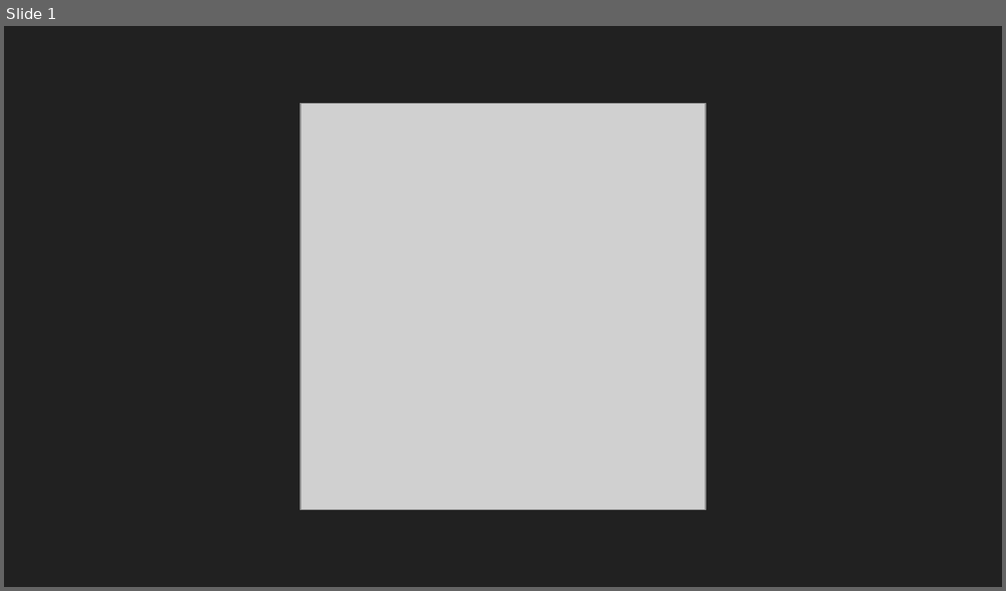
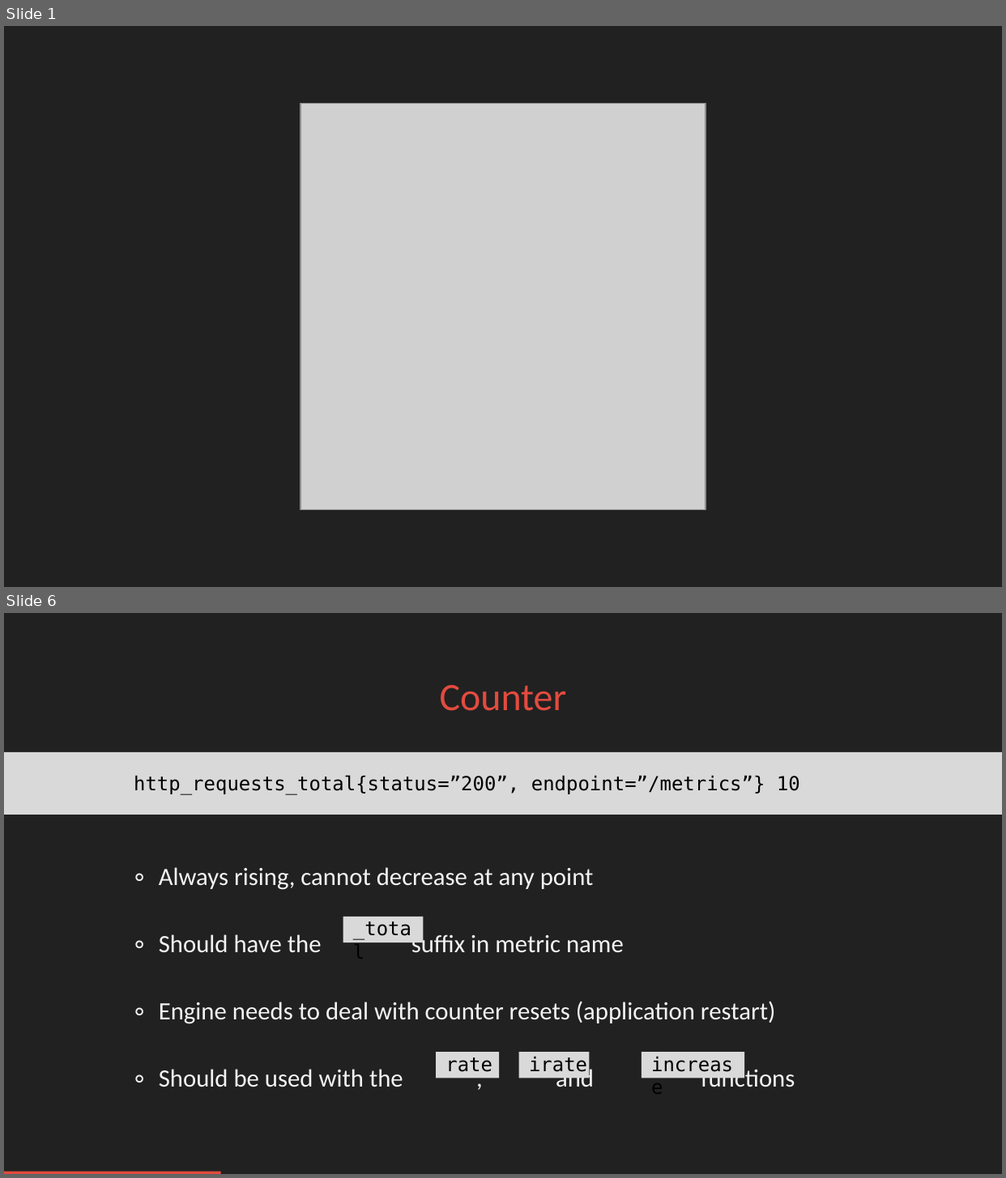
Before and after one commit to FUSAKLA/prometheus-demo, a slide deck: Prometheus-light-shadow-livers.pptx. Shown one above the other, each under a label of ours: slide 1 before the commit, slides 1 and 6 after it; the slides between them are not shown. The pictures are 1006x591 and 1006x1178 pixels, drawn with LibreOffice and Linux fonts; fonts in the diff are those of the drawing; grey boxes stand for pictures; background and template pictures are left out. Boxes give left, top, right and bottom in pixels: in the first picture for what was removed or moved away, otherwise in the second. Text is boxed around its words. In the diff, an @@ line names an element or a change of style, - is before the commit and + after.

```diff
--- a/Prometheus-light-shadow-livers.pptx
+++ b/Prometheus-light-shadow-livers.pptx
@@ slide 6 added at (4,613,1002,1174), background #212121 @@
@@ title added at (440,685,566,711), 28 pt, text #E24B3E @@
+Counter
@@ rectangle added at (4,752,1002,815), fill #D9D9D9, 14 pt, text #000000 @@
+http_requests_total{status=”200”, endpoint=”/metrics”} 10
@@ text added at (159,867,795,1093), 18 pt, text #F3F3F3 @@
+∘ Always rising, cannot decrease at any point
+∘ Should have the suffix in metric name
+∘ Engine needs to deal with counter resets (application restart)
+∘ Should be used with the , and functions
@@ rectangle added at (343,917,423,943), fill #D9D9D9, 14 pt, text #000000 @@
+_total
@@ rectangle added at (436,1052,499,1078), fill #D9D9D9, 14 pt, text #000000 @@
+rate
@@ rectangle added at (519,1052,589,1078), fill #D9D9D9, 14 pt, text #000000 @@
+irate
@@ rectangle added at (641,1052,744,1078), fill #D9D9D9, 14 pt, text #000000 @@
+increase
@@ rectangle added at (4,1172,220,1174), fill #E24B3E @@
```
Also in this commit, not shown: 16 slides changed, 6 other slides added, 2 slides removed, 1 other file.
